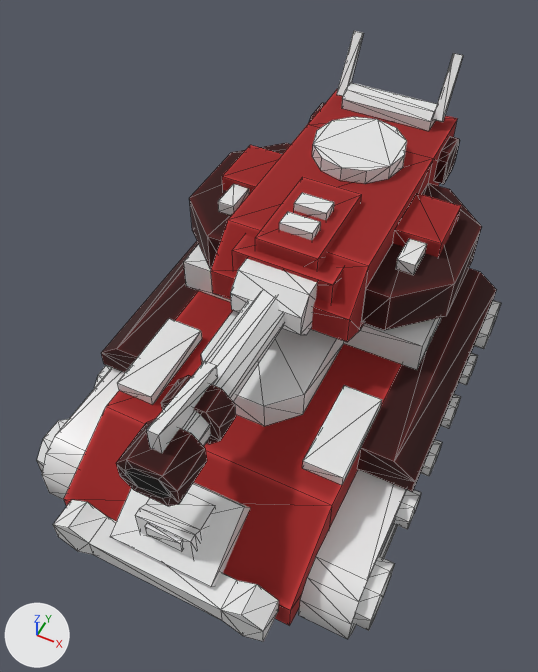
An edit to the FBX model Assets/_Project/Art/Models/Unit/unit_Tank_Heavy_A_yup.fbx, drawn before and after from the same camera.
Both versions are drawn from a 50 mm camera at (2.58, -5.87, 8.62) aimed at (-0.17, -0.36, 1.74). Arrows for +X, +Y and +Z are at lower left; the lights stay in place. The first picture is the older version. Mesh edges are drawn as thin lines. Where no turn or scale is listed for an object, it has been applied to the vertices.

The scene before the commit, as lines of its bpy script (objects in view):
```python
me_mesh = bpy.data.meshes.new('Mesh')
me_mesh.from_pydata(...)  # 380 vertices, 550 faces; spans x -2.2..2.2, y -3.42..3.01, z 0.0..2.04
# faces by material slot: [490, 60]
me_mesh.materials.append(mat_actormaterial)  # white #e7e7e7
me_mesh.materials.append(mat_actorcolor)  # picture img_txtr_canopus_iii_set01_red_diff_png
me_mesh_001 = bpy.data.meshes.new('Mesh.001')
me_mesh_001.from_pydata(...)  # 188 vertices, 264 faces; spans x -1.74..1.74, y -1.8..2.06, z 0.0..1.85
# faces by material slot: [112, 152]
me_mesh_001.materials.append(mat_actormaterial)  # white #e7e7e7
me_mesh_001.materials.append(mat_actorcolor)  # picture img_txtr_canopus_iii_set01_red_diff_png
# before: 128 (-1.06, -0.89, 0.83) at pixel (233, 206), 129 (-1.06, -0.48, 0.83) at pixel (248, 188), 130 (-1.28, -0.48, 0.83) at pixel (233, 183), 131 (-1.28, -0.89, 0.83) at pixel (217, 201), 132 (-1.06, -0.89, 0.67)
# before: 133 (-1.06, -0.48, 0.67), 134 (-1.28, -0.48, 0.67), 135 (-1.28, -0.89, 0.67) at pixel (218, 211), 136 (-1.44, -0.48, 0.28), 139 (-0.87, -0.48, 0.28)
# before: 140 (-1.44, -0.48, 0.89) at pixel (222, 176), 141 (-0.87, -0.48, 0.89), 142 (-0.87, 0.29, 0.89), 143 (-1.44, 0.29, 0.89) at pixel (250, 144)
# before: 156 (1.06, -0.89, 0.83) at pixel (397, 259), 157 (1.06, -0.48, 0.83) at pixel (409, 238), 158 (1.28, -0.48, 0.83) at pixel (426, 243), 159 (1.28, -0.89, 0.83) at pixel (415, 265), 160 (1.06, -0.89, 0.67) at pixel (395, 269)
# before: 161 (1.06, -0.48, 0.67), 162 (1.28, -0.48, 0.67) at pixel (424, 253), 163 (1.28, -0.89, 0.67) at pixel (413, 275), 164 (1.44, -0.48, 0.28), 167 (0.87, -0.48, 0.28)
# before: 168 (1.44, -0.48, 0.89) at pixel (441, 243), 169 (0.87, -0.48, 0.89) at pixel (394, 229), 170 (0.87, 0.29, 0.89) at pixel (416, 193), 171 (1.44, 0.29, 0.89) at pixel (461, 206)
me_mesh_002 = bpy.data.meshes.new('Mesh.002')
me_mesh_002.from_pydata(...)  # 76 vertices, 116 faces; spans x -0.43..0.43, y -2.8..0.26, z -0.32..0.56
# faces by material slot: [44, 72]
me_mesh_002.materials.append(mat_actormaterial)  # white #e7e7e7
me_mesh_002.materials.append(mat_actorcolor)  # picture img_txtr_canopus_iii_set01_red_diff_png
ob_unit_tank_heavy_a_body_yup = bpy.data.objects.new('unit_Tank_Heavy_A_Body_yup', me_mesh)
ob_unit_tank_heavy_a_body_yup.location = (0.0, 0.0, 0.0)
ob_unit_tank_heavy_a_gun_yup = bpy.data.objects.new('unit_Tank_Heavy_A_Gun_yup', me_mesh_002)
ob_unit_tank_heavy_a_gun_yup.location = (0.0, -0.39, 2.63)
ob_unit_tank_heavy_a_turret_yup = bpy.data.objects.new('unit_Tank_Heavy_A_Turret_yup', me_mesh_001)
ob_unit_tank_heavy_a_turret_yup.location = (0.0, 1.33, 2.04)
```
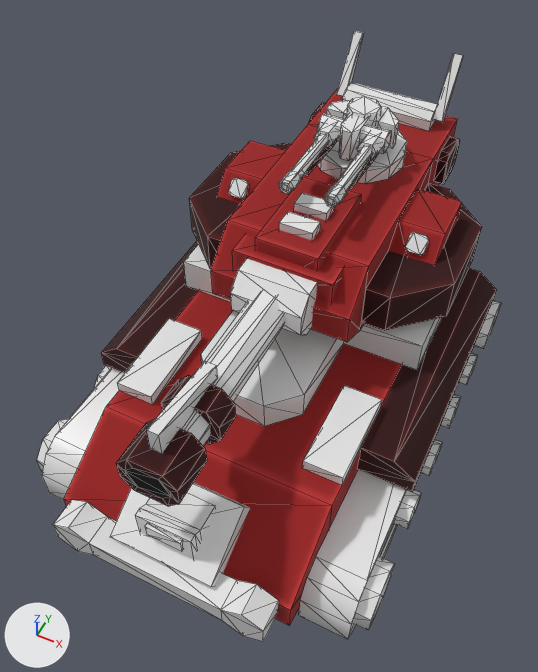
Location of each change, (x1, y1, x2, y2) in pixels of the pictures (538 x 672 px):
'unit_Tank_Heavy_B_Gun', added
    after: (278, 113, 391, 208)
    faces in mat_actormaterial (white #e7e7e7): (278, 113, 391, 208)
    faces in mat_actorcolor (picture img_txtr_canopus_iii_set01_red_diff_png): (304, 140, 379, 189)
'unit_Tank_Heavy_A_Minigun_Turret', added
    after: (326, 97, 399, 160)
part 1 of me_mesh_001, added
    after: (406, 232, 429, 255)
part 2 of me_mesh_001, added
    after: (228, 177, 249, 199)
part 3 of me_mesh_001, built on
    before: (218, 145, 282, 215)
    after: (217, 141, 285, 203)
part 4 of me_mesh_001, built on
    before: (393, 193, 461, 275)
    after: (389, 189, 462, 265)

The edits, one by one:
me_mesh_001 is used by ob_unit_tank_heavy_a_turret_yup; location (0.0, 1.33, 2.04).
Verts and faces of me_mesh_001; kept vertices keep their numbers, new ones are numbered from 188.
me_mesh_001 had 188 vertices, 264 faces and spanned x -1.74..1.74, y -1.8..2.06, z 0.0..1.85.
me_mesh_001 now has 204 vertices, 292 faces and spans x -1.74..1.74, y -1.8..2.06, z 0.0..1.85.
me_mesh_001 part 1: a new loose piece of 16 vertices spanning x 1.06..1.29, y -0.63..-0.41, z 0.71..0.93, in mat_actormaterial (white #e7e7e7).
me_mesh_001 part 2: a new loose piece of 16 vertices spanning x -1.29..-1.06, y -0.63..-0.41, z 0.71..0.93, in mat_actormaterial (white #e7e7e7).
Part 3, on me_mesh_001:
Vertices deleted: 128 to 135 (with the faces that use them).
Vertex 136 moves to (-1.44, -0.98, 0.28).
Vertex 139 moves to (-0.87, -0.98, 0.28).
Vertex 140 moves to (-1.44, -0.38, 0.96), pixel (225, 167).
Vertex 141 moves to (-0.87, -0.38, 0.96).
Vertex 142 moves to (-0.87, 0.29, 0.96).
Vertex 143 moves to (-1.44, 0.29, 0.96), pixel (250, 140).
Part 4, on me_mesh_001:
Vertices deleted: 156 to 163 (with the faces that use them).
Vertex 164 moves to (1.44, -0.98, 0.28).
Vertex 167 moves to (0.87, -0.98, 0.28).
Vertex 168 moves to (1.44, -0.38, 0.96), pixel (445, 234).
Vertex 169 moves to (0.87, -0.38, 0.96), pixel (398, 220).
Vertex 170 moves to (0.87, 0.29, 0.96), pixel (417, 188).
Vertex 171 moves to (1.44, 0.29, 0.96), pixel (462, 201).
Mesh me_mesh_096 is new.
It has 124 vertices, 188 faces and spans x -0.422..0.422, y -1.338..0.141, z -0.181..0.141.
Faces by material slot: [156, 32].
It uses material mat_actormaterial (white #e7e7e7).
It uses material mat_actorcolor (picture img_txtr_canopus_iii_set01_red_diff_png).
Mesh me_mesh_097 is new.
It has 64 vertices, 98 faces and spans x -0.444..0.444, y -0.534..0.386, z -0.293..0.234.
It uses material mat_actormaterial (white #e7e7e7).
Object 'unit_Tank_Heavy_B_Gun' (ob_unit_tank_heavy_b_gun) is new; it shows me_mesh_096.
Its location is (0.0, 1.57, 3.55).
Object 'unit_Tank_Heavy_A_Minigun_Turret' (ob_unit_tank_heavy_a_minigun_turret) is new; it shows me_mesh_097.
Its location is (0.0, 1.85, 3.54).
